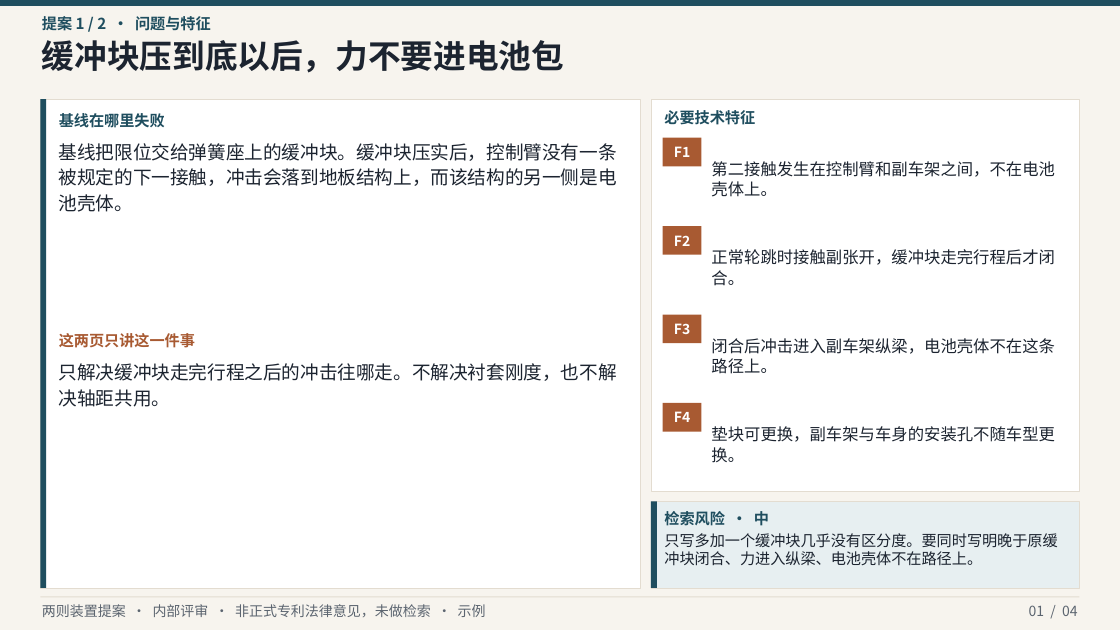
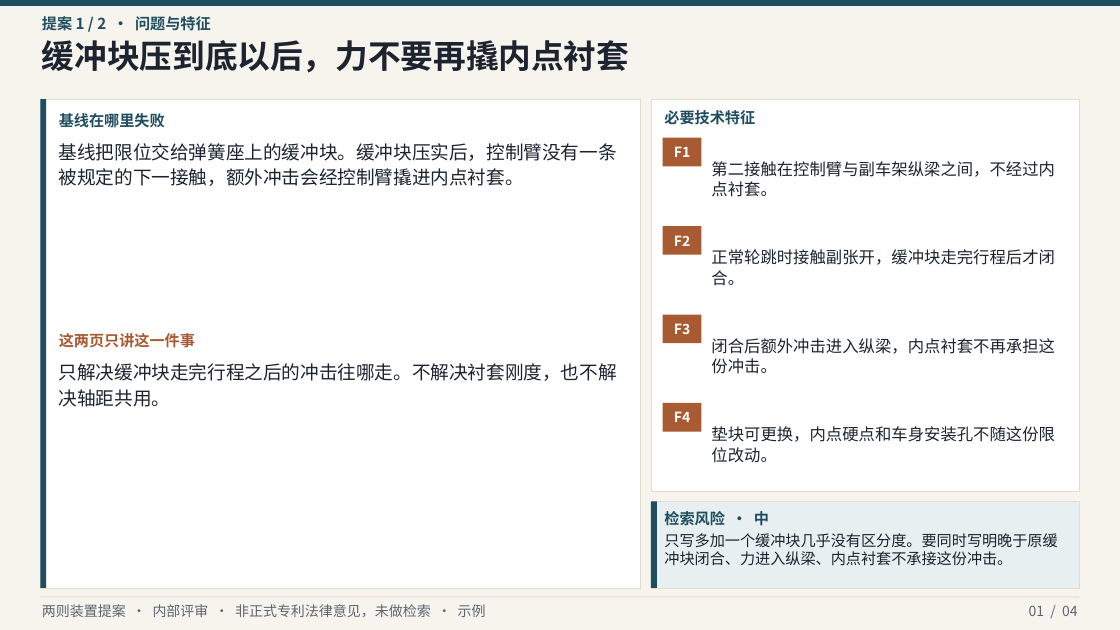
Before and after one commit to qiaoshuai8821-coder/suspension-studio, a slide deck: slide 1 of proposals/two-intro/两则悬架装置提案.pptx. Drawn at 1120x630 pixels with LibreOffice and Linux fonts; fonts in the diff are those of the drawing. Boxes give left, top, right and bottom in pixels: in the first picture for what was removed or moved away, otherwise in the second. Text is boxed around its words. In the diff, an @@ line names an element or a change of style, - is before the commit and + after.

```diff
--- a/proposals/two-intro/两则悬架装置提案.pptx
+++ b/proposals/two-intro/两则悬架装置提案.pptx
@@ text at (42, 40, 629, 73): text changed @@
-缓冲块压到底以后，力不要进电池包
+缓冲块压到底以后，力不要再撬内点衬套
@@ text at (59, 143, 617, 186): text changed @@
-基线把限位交给弹簧座上的缓冲块。缓冲块压实后，控制臂没有一条被规定的下一接触，冲击会落到地板结构上，而该结构的另一侧是电池壳体。
+基线把限位交给弹簧座上的缓冲块。缓冲块压实后，控制臂没有一条被规定的下一接触，额外冲击会经控制臂撬进内点衬套。
@@ text at (711, 161, 1055, 197): text changed @@
-第二接触发生在控制臂和副车架之间，不在电池壳体上。
+第二接触在控制臂与副车架纵梁之间，不经过内点衬套。
@@ text at (711, 338, 1055, 374): text changed @@
-闭合后冲击进入副车架纵梁，电池壳体不在这条路径上。
+闭合后额外冲击进入纵梁，内点衬套不再承担这份冲击。
@@ text at (711, 426, 1055, 463): text changed @@
-垫块可更换，副车架与车身的安装孔不随车型更换。
+垫块可更换，内点硬点和车身安装孔不随这份限位改动。
@@ text at (664, 533, 1057, 566): text changed @@
-只写多加一个缓冲块几乎没有区分度。要同时写明晚于原缓冲块闭合、力进入纵梁、电池壳体不在路径上。
+只写多加一个缓冲块几乎没有区分度。要同时写明晚于原缓冲块闭合、力进入纵梁、内点衬套不承接这份冲击。
```
Also in this commit, not shown: 1 other slide changed, 9 other files.
